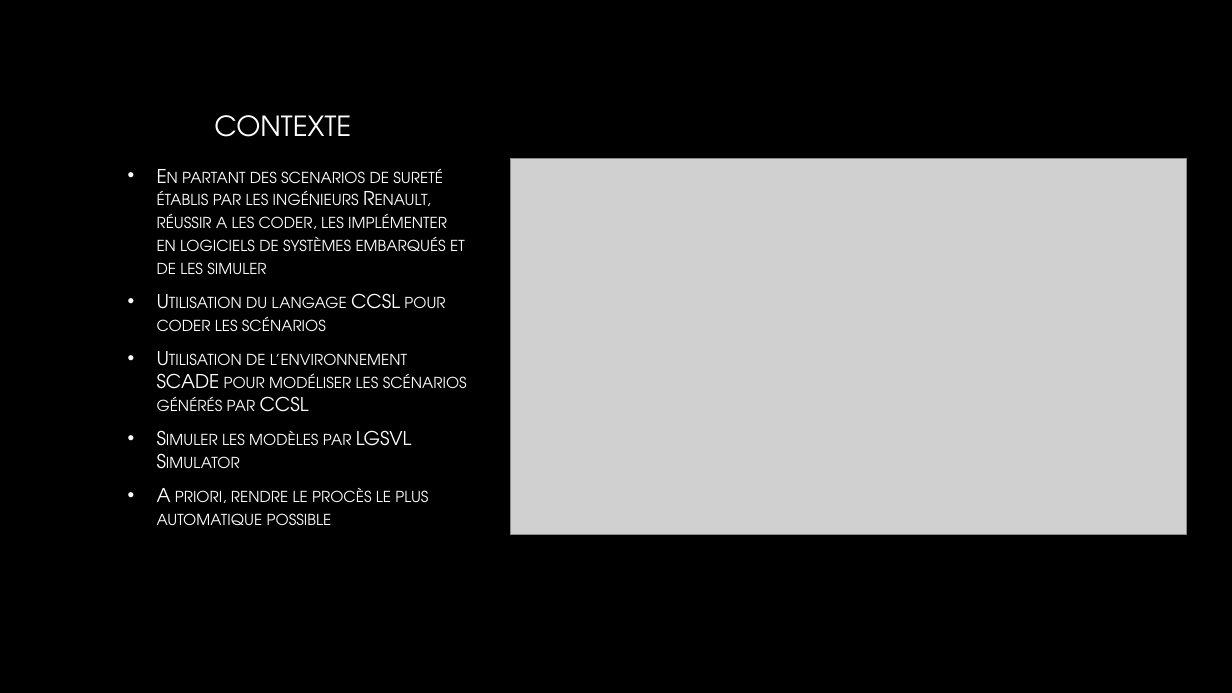
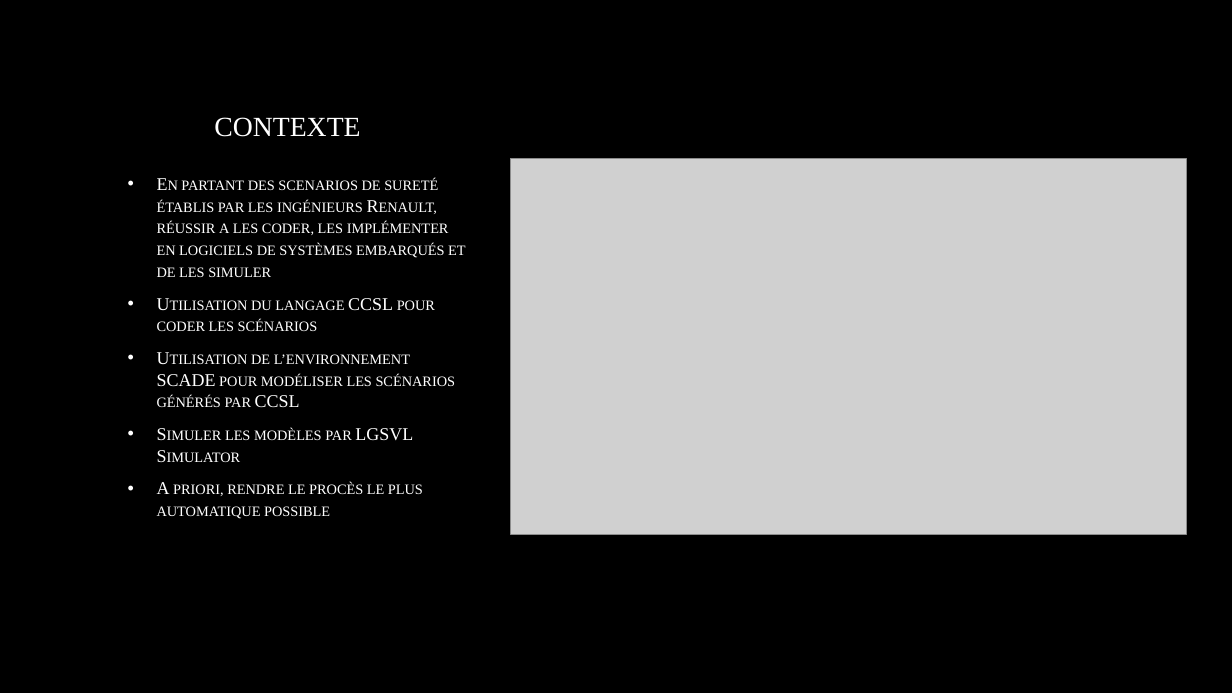
Before and after one commit to Viince06/TER_Safety_ADAVEC, a slide deck: slide 2 of TERS2 Suivi.pptx. Drawn at 1232x693 pixels with LibreOffice and Linux fonts; fonts in the diff are those of the drawing; grey boxes stand for pictures; background and template pictures are left out. Boxes give left, top, right and bottom in pixels: in the first picture for what was removed or moved away, otherwise in the second. Text is boxed around its words. In the diff, an @@ line names an element or a change of style, - is before the commit and + after.

```diff
--- a/TERS2 Suivi.pptx
+++ b/TERS2 Suivi.pptx
@@ title "CONTEXTE" at [214,117,360,137]: font TeX Gyre Adventor to Times New Roman @@
@@ text "En partant des scenarios de ..." at [157,179,465,519]: size 14.8 to 14 pt, font TeX Gyre Adventor to Times New Roman @@
```
Also in this commit, not shown: 2 other slides changed.
